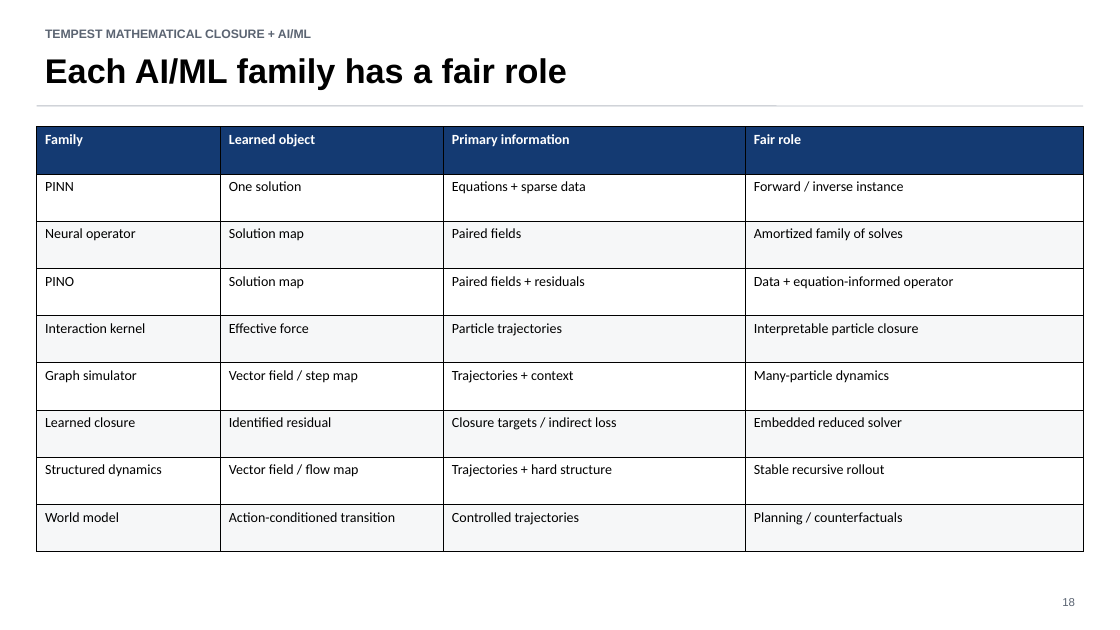
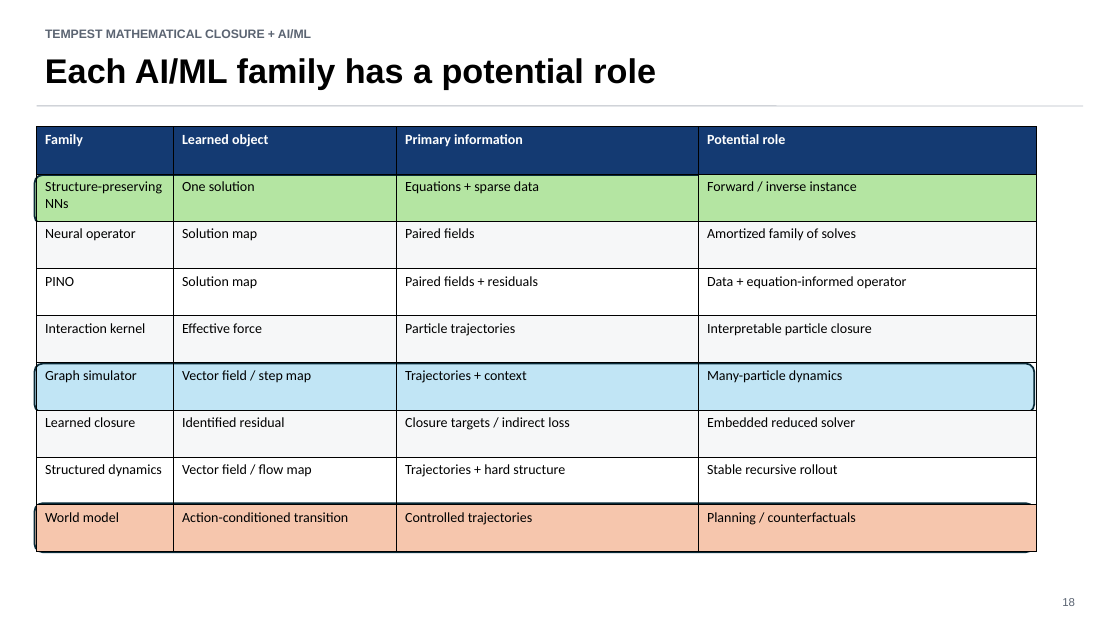
Before and after one commit to annacgilbert/TEMPEST-model-bake-off, a slide deck: slide 18 of docs/presentations/TEMPEST_closure_models_full_talk.pptx. Drawn at 1120x630 pixels with LibreOffice and Linux fonts; fonts in the diff are those of the drawing. Boxes give left, top, right and bottom in pixels: in the first picture for what was removed or moved away, otherwise in the second. Text is boxed around its words. In the diff, an @@ line names an element or a change of style, - is before the commit and + after.

```diff
--- a/docs/presentations/TEMPEST_closure_models_full_talk.pptx
+++ b/docs/presentations/TEMPEST_closure_models_full_talk.pptx
@@ text at <box>45,58,656,90</box>: text changed @@
-Each AI/ML family has a fair role
+Each AI/ML family has a potential role
@@ table at <box>37,127,1037,552</box> @@
-row 1, column 4: Fair role
+row 1, column 4: Potential role
-row 2, column 1: PINN
+row 2, column 1: Structure-preserving NNs
@@ fill none to #B4E5A2 in row 2, column 4 @@
@@ fill #F6F7F8 to #F6C6AD in row 9 @@
@@ table: place and size @@
-table at <box>37,127,1084,552</box>
+table at <box>37,127,1037,552</box>
@@ rounded rectangle added at <box>34,175,1034,223</box>, fill #B4E5A2, outline #092A39 1.5 pt @@
@@ rounded rectangle added at <box>34,364,1034,413</box>, fill #C1E5F5, outline #092A39 1.5 pt @@
@@ rounded rectangle added at <box>34,503,1034,552</box>, fill #F6C6AD, outline #092A39 1.5 pt @@
```
Also in this commit, not shown: 18 other slides changed, 1 slide added, 3 slides removed, 6 other files.
